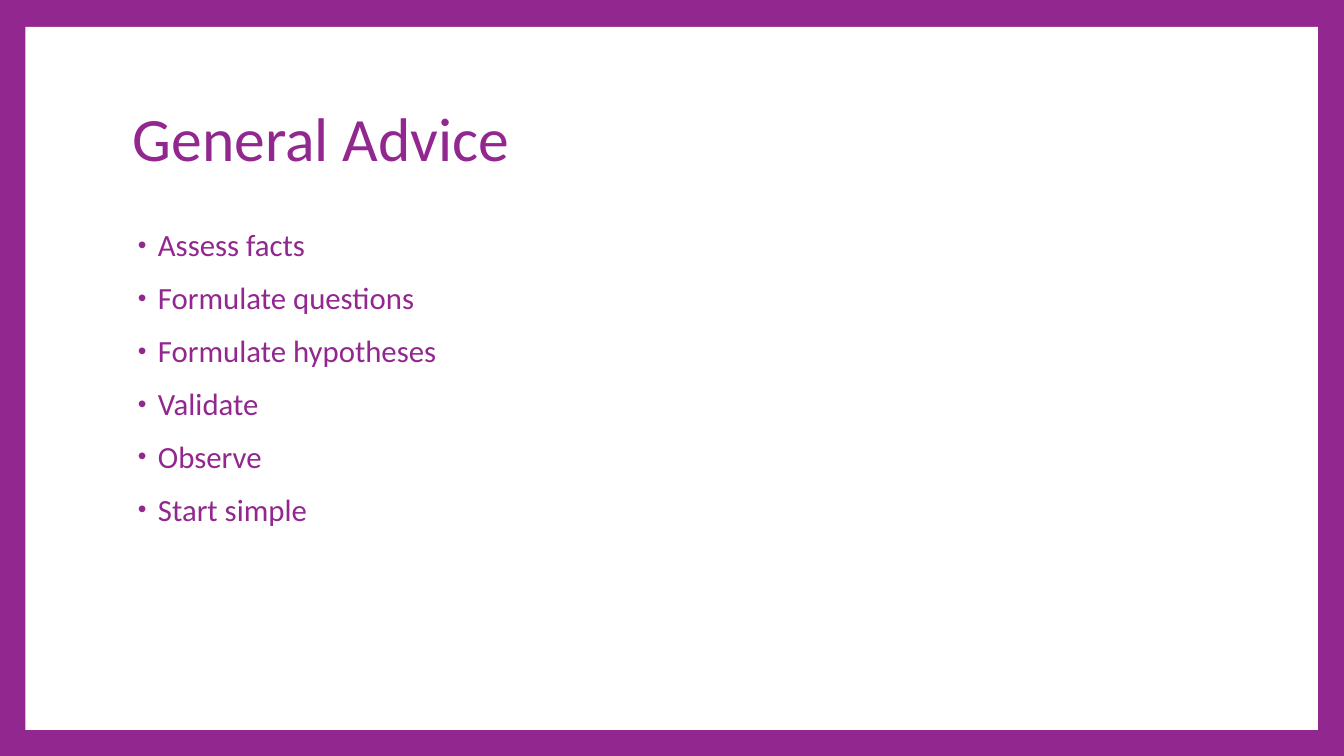
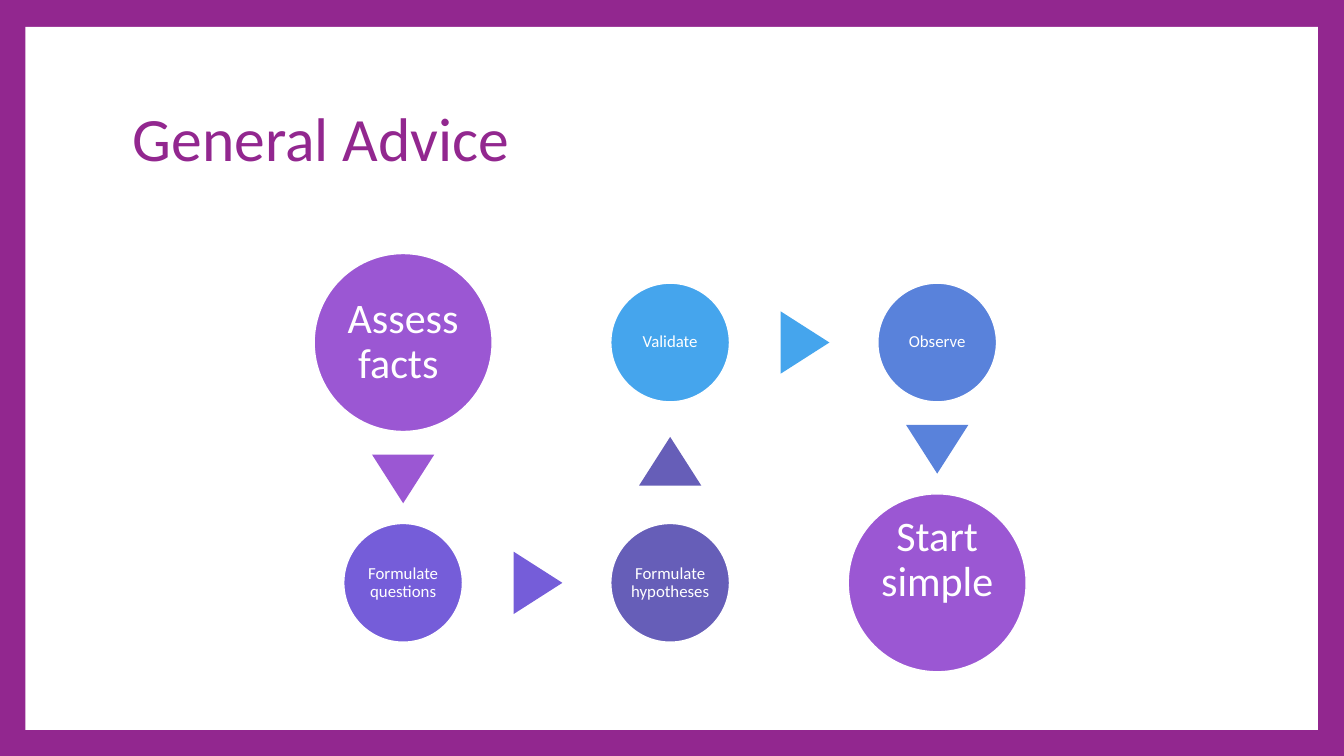
Before and after one commit to cdiggins/cs321, a slide deck: slide 4 of class-notes/cs321-winter-2023-lecture-7.pptx. Drawn at 1344x756 pixels with LibreOffice and Linux fonts; fonts in the diff are those of the drawing. Boxes give left, top, right and bottom in pixels: in the first picture for what was removed or moved away, otherwise in the second. Text is boxed around its words. In the diff, an @@ line names an element or a change of style, - is before the commit and + after.

```diff
--- a/class-notes/cs321-winter-2023-lecture-7.pptx
+++ b/class-notes/cs321-winter-2023-lecture-7.pptx
@@ text removed at [158, 235, 436, 526] @@
-• Assess facts
-• Formulate questions
-• Formulate hypotheses
-• Validate
-• Observe
-• Start simple
@@ group added at [314, 253, 1026, 672]: 6 ellipses, 6 texts, 5 triangles @@
+Assess facts
+Formulate questions
+Formulate hypotheses
+Validate
+Observe
+Start simple
```
Also in this commit, not shown: 20 other slides changed, 3 slides added, 6 slides removed, 1 other file.
